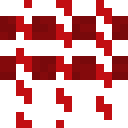
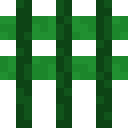
Comparing the layer stacks of the two 128 x 128 images. Changes:
added layer "Layer 20" above "Layer 19" over (0, 0, 128, 128)
hid "Layer 0 copy" (1st of 6) over (0, 0, 128, 128)
